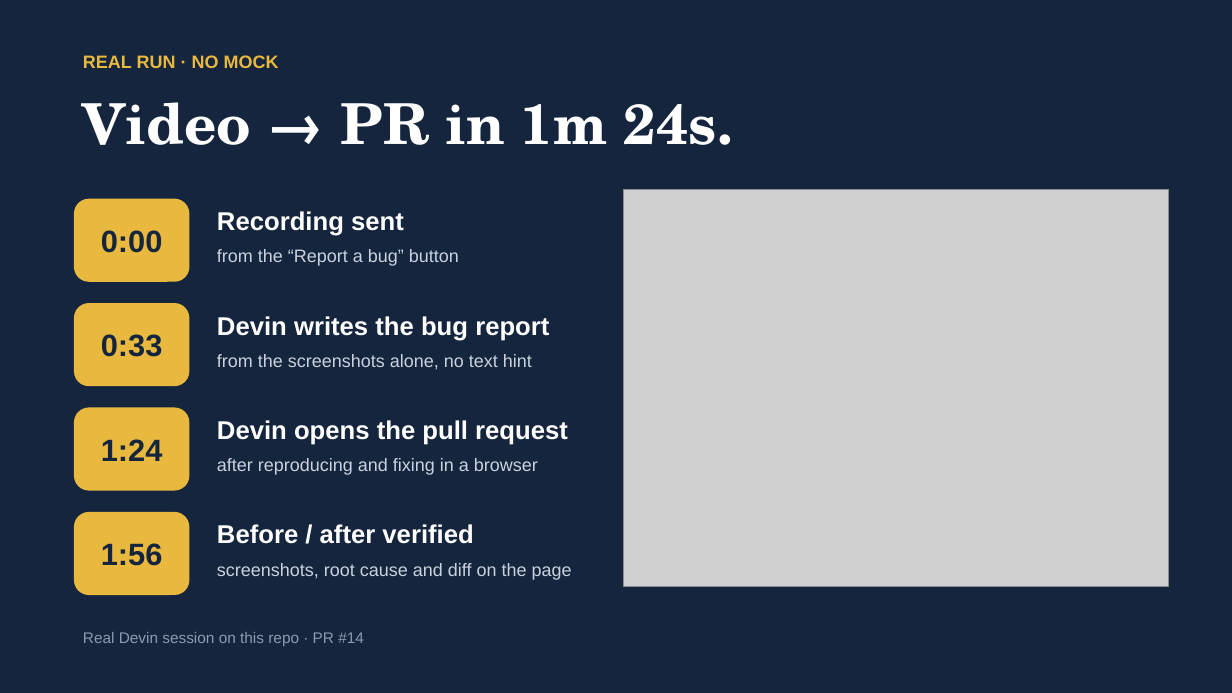
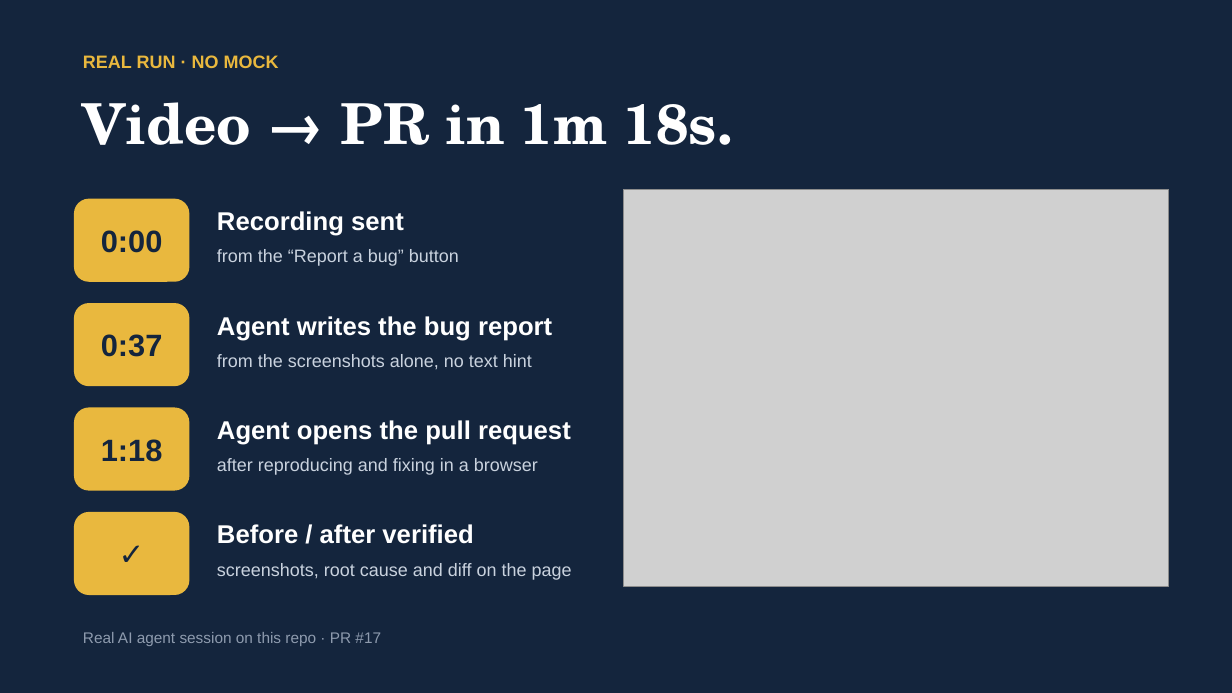
Before and after one commit to woodstock-thebrid/video2pr, a slide deck: slide 6 of docs/media/video2pr_slides.pptx. Drawn at 1232x693 pixels with LibreOffice and Linux fonts; fonts in the diff are those of the drawing; grey boxes stand for pictures. Boxes give left, top, right and bottom in pixels: in the first picture for what was removed or moved away, otherwise in the second. Text is boxed around its words. In the diff, an @@ line names an element or a change of style, - is before the commit and + after.

Commit message:
Refresh slides with AI agent wording and latest real run

```diff
--- a/docs/media/video2pr_slides.pptx
+++ b/docs/media/video2pr_slides.pptx
@@ text at (83, 102, 733, 145): text changed @@
-Video → PR in 1m 24s.
+Video → PR in 1m 18s.
@@ text at (217, 316, 552, 341): text changed @@
-Devin writes the bug report
+Agent writes the bug report
@@ text at (101, 334, 163, 357): text changed @@
-0:33
+0:37
@@ text at (101, 439, 163, 462): text changed @@
-1:24
+1:18
@@ text at (217, 420, 571, 445): text changed @@
-Devin opens the pull request
+Agent opens the pull request
@@ text at (101, 543, 163, 566): text changed @@
-1:56
+✓
@@ text at (83, 632, 381, 646): text changed @@
-Real Devin session on this repo · PR #14
+Real AI agent session on this repo · PR #17
```
Also in this commit, not shown: 6 other slides changed, 4 other files.
